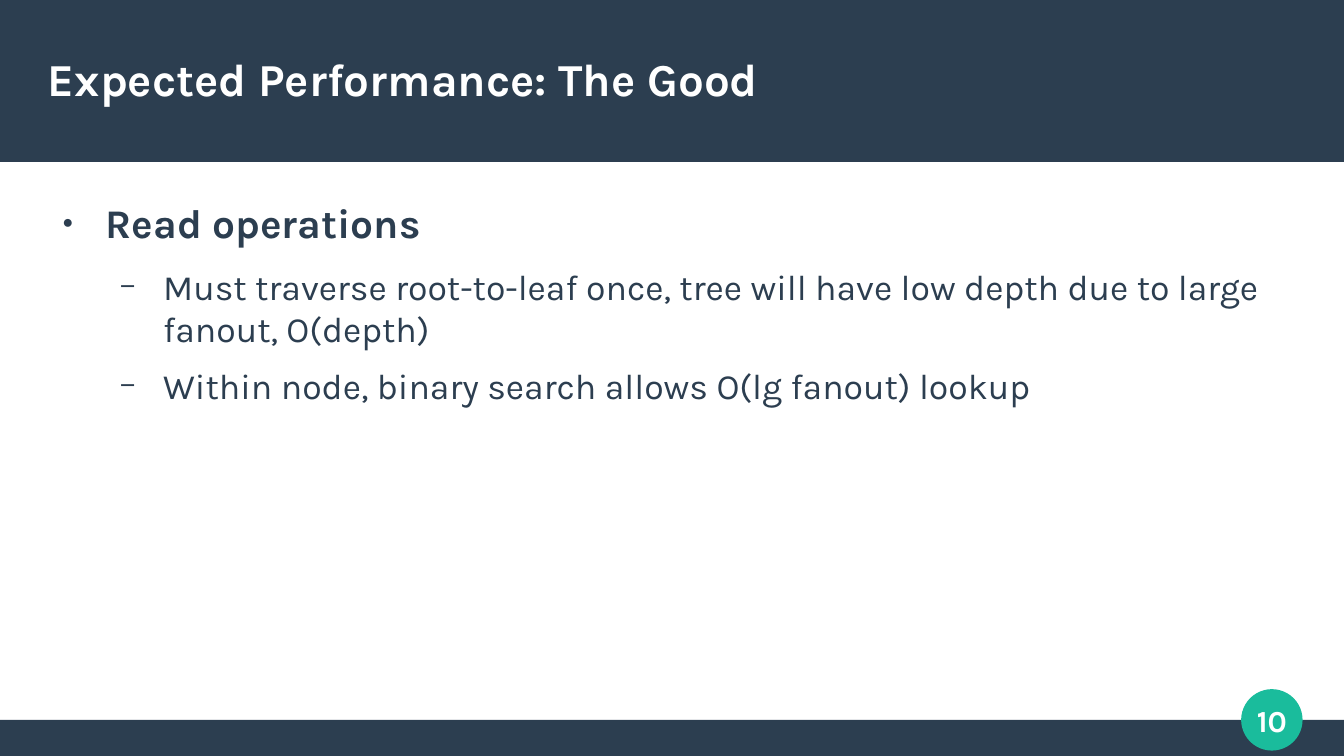
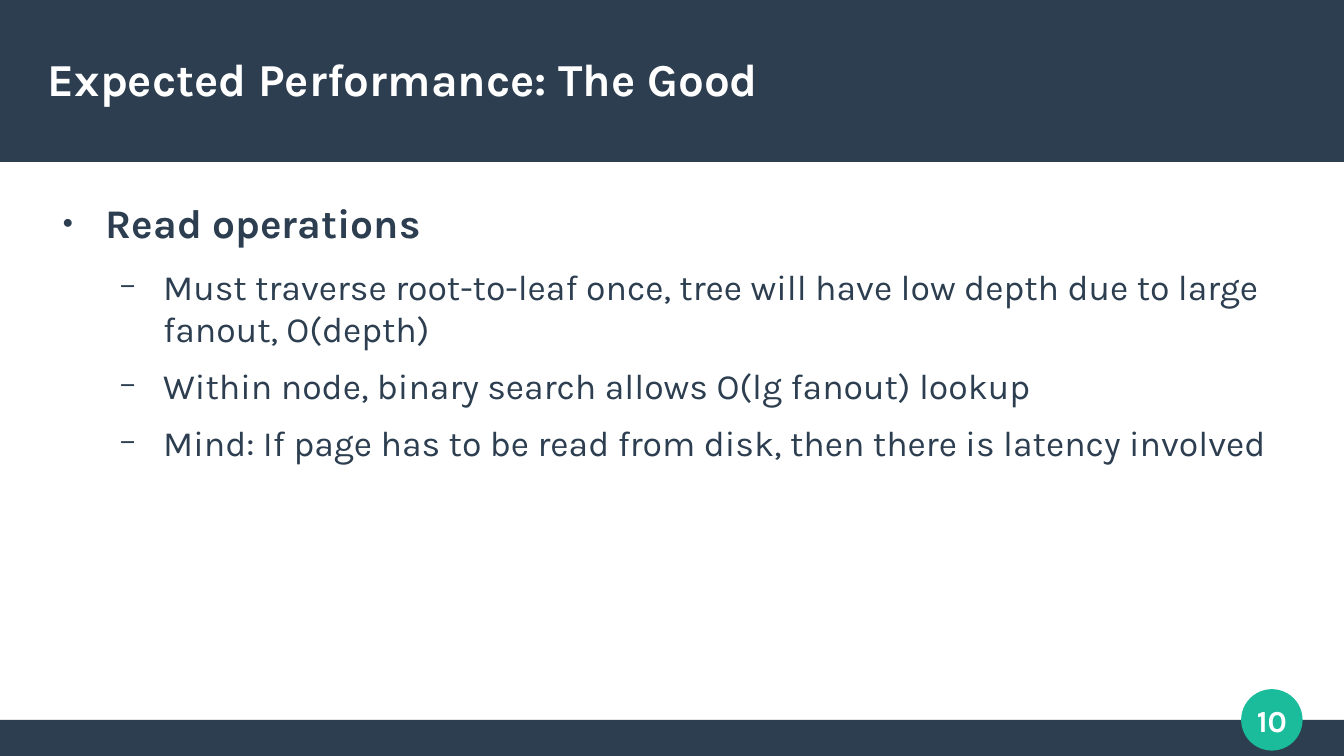
Before and after one commit to tobiasfamos/KVStore, a slide deck: slide 10 of presentation/presentation.odp. Drawn at 1344x756 pixels with LibreOffice and Linux fonts; fonts in the diff are those of the drawing. Boxes give left, top, right and bottom in pixels: in the first picture for what was removed or moved away, otherwise in the second. Text is boxed around its words. In the diff, an @@ line names an element or a change of style, - is before the commit and + after.

```diff
--- a/presentation/presentation.odp
+++ b/presentation/presentation.odp
@@ text at [163,431,1265,465]: paragraph added @@
+  − Mind: If page has to be read from disk, then there is latency involved
```
Also in this commit, not shown: 4 other slides changed.
